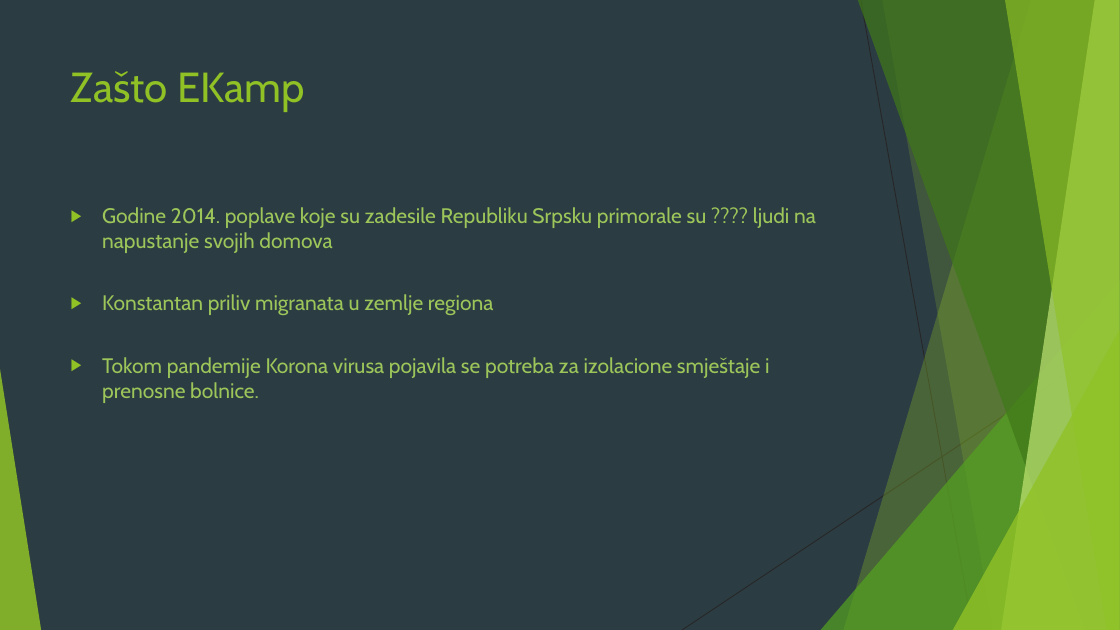
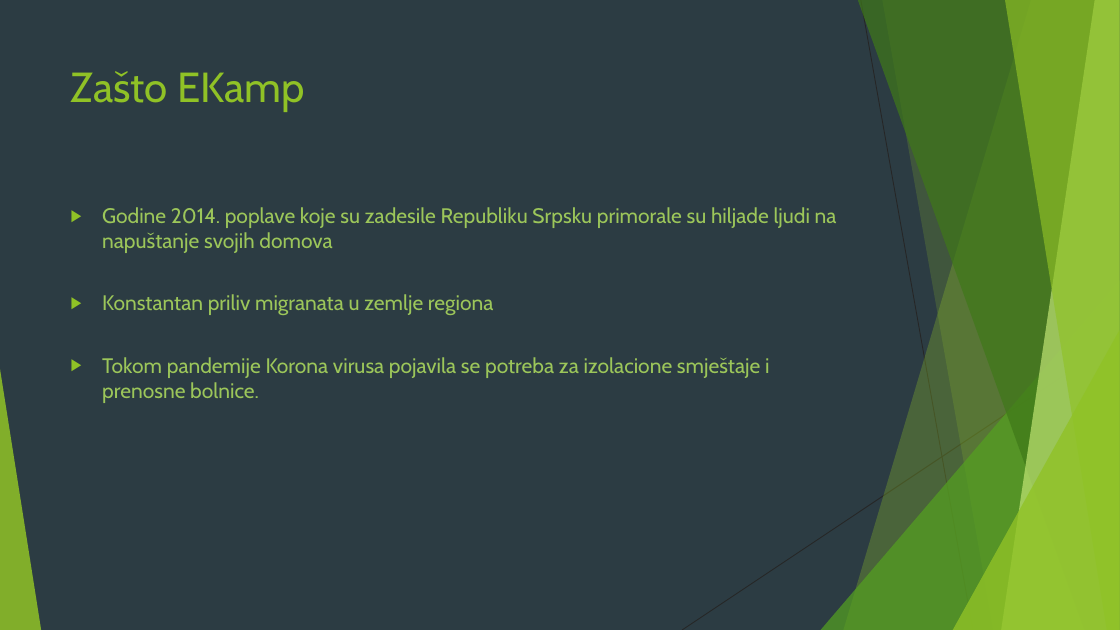
Before and after one commit to dejansimic00/ISZ_DT, a slide deck: slide 3 of EKamp.pptx. Drawn at 1120x630 pixels with LibreOffice and Linux fonts; fonts in the diff are those of the drawing. Boxes give left, top, right and bottom in pixels: in the first picture for what was removed or moved away, otherwise in the second. Text is boxed around its words. In the diff, an @@ line names an element or a change of style, - is before the commit and + after.

```diff
--- a/EKamp.pptx
+++ b/EKamp.pptx
@@ text at [102,207,837,253]: text changed @@
-▶ Godine 2014. poplave koje su zadesile Republiku Srpsku primorale su ???? ljudi na napustanje svojih domova
+▶ Godine 2014. poplave koje su zadesile Republiku Srpsku primorale su hiljade ljudi na napuštanje svojih domova
```
Also in this commit, not shown: 8 other slides changed, 1 other file.
